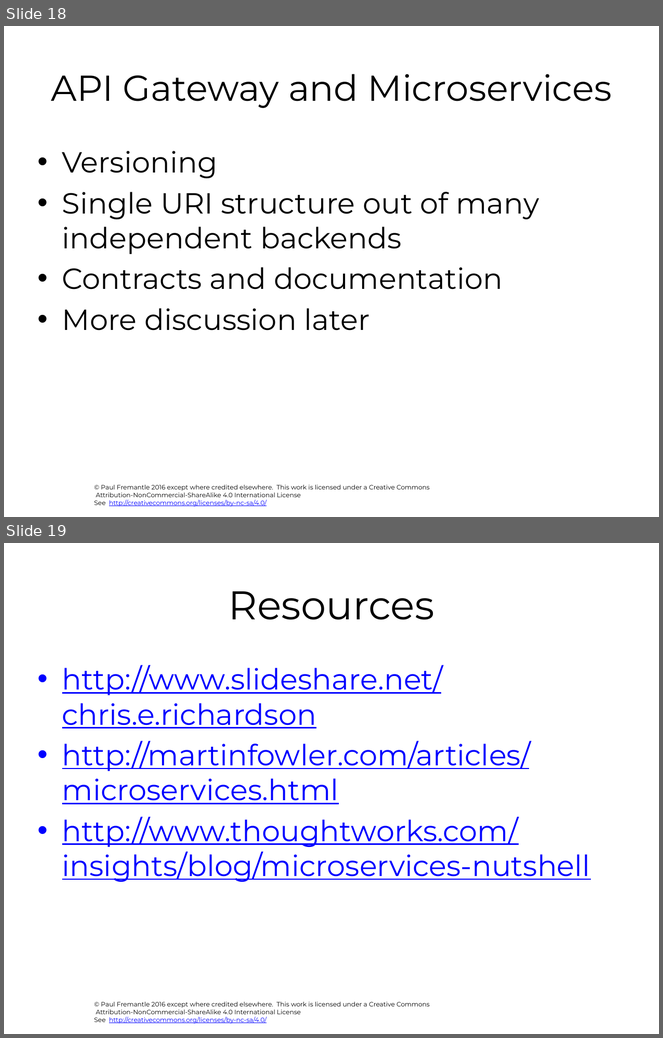
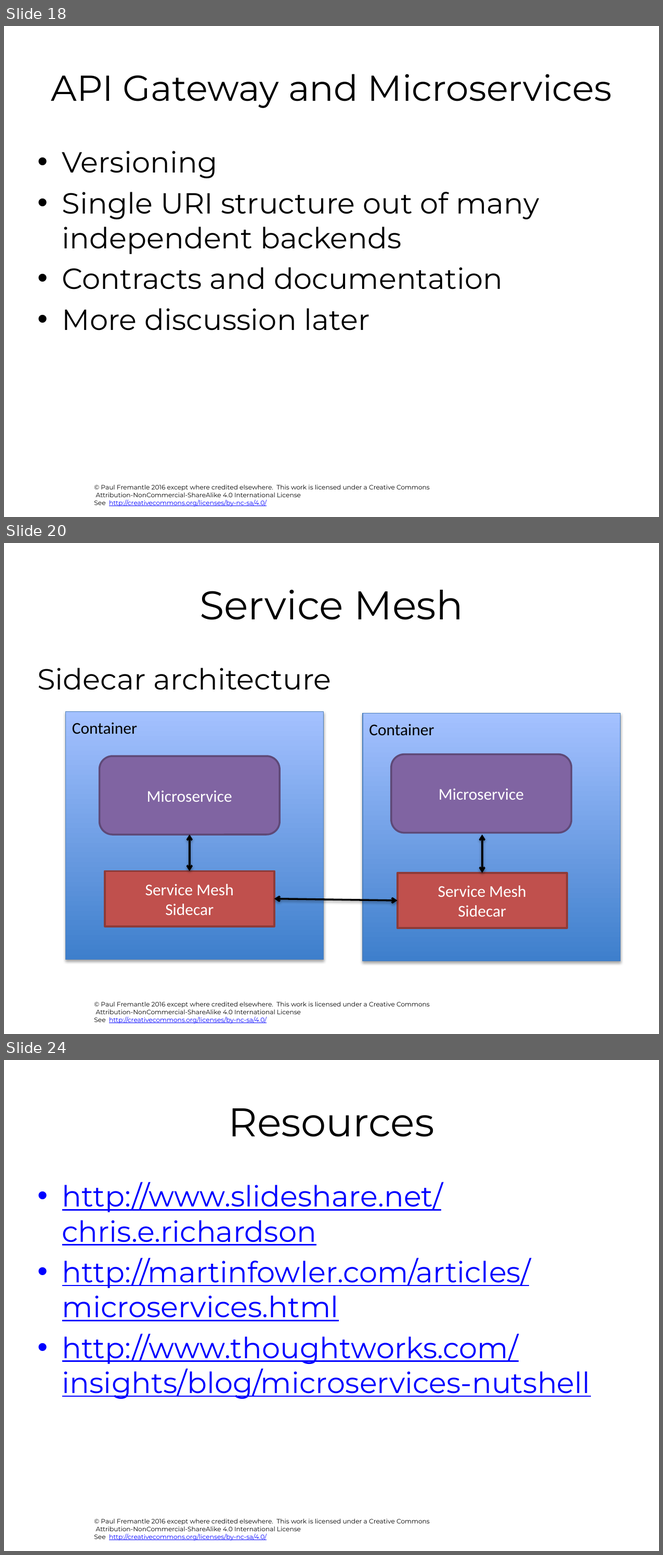
Before and after one commit to pzfreo/ox-soa, a slide deck: presentation-source/08-Microservices.pptx. Shown one above the other, each under a label of ours: slides 18 and 19 before the commit, slides 18, 20 and 24 after it; the slides between them are not shown. The pictures are 663x1038 and 663x1555 pixels, drawn with LibreOffice and Linux fonts; fonts in the diff are those of the drawing; background and template pictures are left out. Boxes give left, top, right and bottom in pixels: in the first picture for what was removed or moved away, otherwise in the second. Text is boxed around its words. In the diff, an @@ line names an element or a change of style, - is before the commit and + after.

```diff
--- a/presentation-source/08-Microservices.pptx
+++ b/presentation-source/08-Microservices.pptx
@@ slide 20 added at (4,543,659,1034), background #FFFFFF; not listed: 1 template element that a slide beside it also shows @@
@@ title added at (200,590,464,620), 44 pt, text #000000 @@
+Service Mesh
@@ text added at (37,668,331,690), 32 pt, text #000000 @@
+Sidecar architecture
@@ rectangle added at (65,711,324,960), fill gradient #3F80CE to #A4C4FF, outline #4B7EBC 0.75 pt, 18 pt, text #000000 @@
+Container
@@ rectangle added at (363,714,621,962), fill gradient #3F80CE to #A4C4FF, outline #4B7EBC 0.75 pt, 18 pt, text #000000 @@
+Container
@@ rounded rectangle added at (100,756,280,835), fill #8064A2, outline #5F4A78 2 pt, 18 pt, text #FFFFFF @@
+Microservice
@@ rounded rectangle added at (391,755,571,833), fill #8064A2, outline #5F4A78 2 pt, 18 pt, text #FFFFFF @@
+Microservice
@@ double arrow added from (190, 835) to (190, 871), #000000 2 pt @@
@@ double arrow added from (482, 835) to (482, 873), #000000 2 pt @@
@@ rectangle added at (105,871,274,926), fill #C0504D, outline #8E3B39 2 pt, 18 pt, text #FFFFFF @@
+Service Mesh
+Sidecar
@@ rectangle added at (398,873,568,928), fill #C0504D, outline #8E3B39 2 pt, 18 pt, text #FFFFFF @@
+Service Mesh
+Sidecar
@@ double arrow added from (274, 899) to (398, 901), #000000 2 pt @@
@@ what was slide 19 is now slide 24 @@
```
Also in this commit, not shown: 1 slide changed, 4 other slides added, 6 other files.
